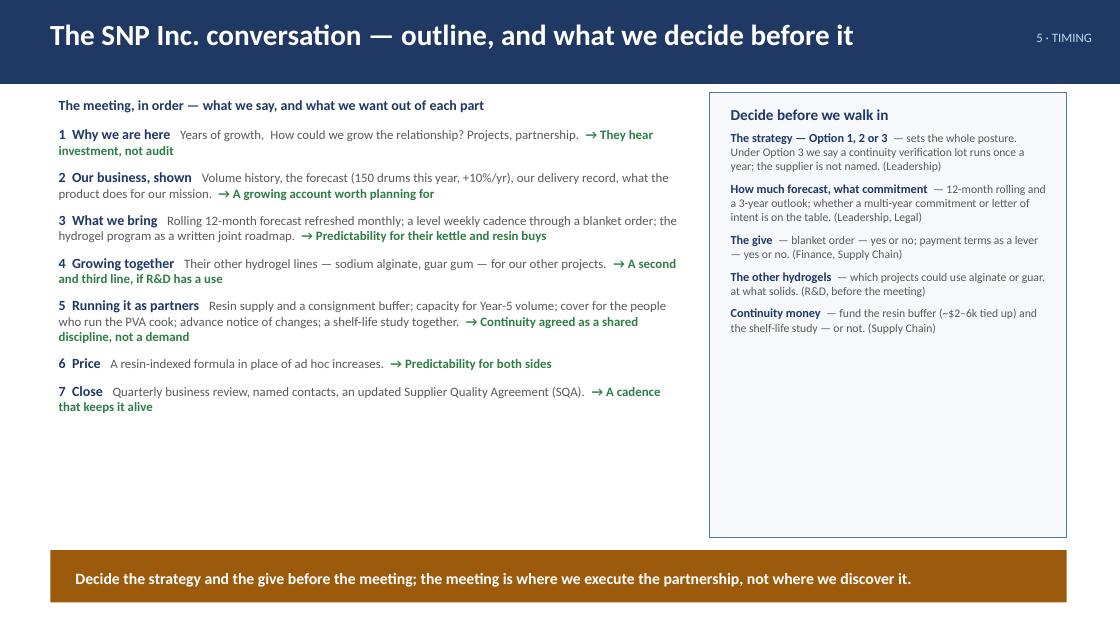
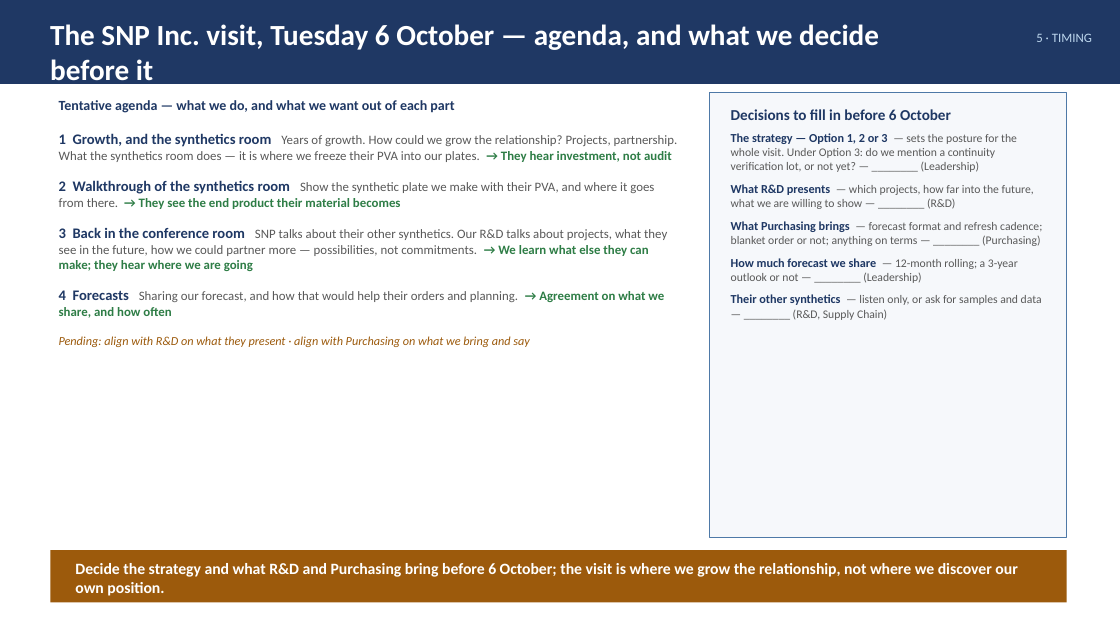
Before and after one commit to naviero1/Claude-Works, a slide deck: slide 9 of PVA second supplier initiative/PVA_Second_Supplier_Leadership_Deck_oscar-edit_2026-09-29.pptx. Drawn at 1120x630 pixels with LibreOffice and Linux fonts; fonts in the diff are those of the drawing. Boxes give left, top, right and bottom in pixels: in the first picture for what was removed or moved away, otherwise in the second. Text is boxed around its words. In the diff, an @@ line names an element or a change of style, - is before the commit and + after.

```diff
--- a/PVA second supplier initiative/PVA_Second_Supplier_Leadership_Deck_oscar-edit_2026-09-29.pptx
+++ b/PVA second supplier initiative/PVA_Second_Supplier_Leadership_Deck_oscar-edit_2026-09-29.pptx
@@ text at [50,24,879,87]: text changed @@
-The SNP Inc. conversation — outline, and what we decide before it
+The SNP Inc. visit, Tuesday 6 October — agenda, and what we decide before it
@@ text at [59,100,454,113]: text changed @@
-The meeting, in order — what we say, and what we want out of each part
+Tentative agenda — what we do, and what we want out of each part
@@ text at [731,109,1042,320]: text changed @@
-Decide before we walk in
-The strategy — Option 1, 2 or 3 — sets the whole posture. Under Option 3 we say a continuity verification lot runs once a year; the supplier is not named. (Leadership)
-How much forecast, what commitment — 12-month rolling and a 3-year outlook; whether a multi-year commitment or letter of intent is on the table. (Leadership, Legal)
-The give — blanket order — yes or no; payment terms as a lever — yes or no. (Finance, Supply Chain)
-The other hydrogels — which projects could use alginate or guar, at what solids. (R&D, before the meeting)
-Continuity money — fund the resin buffer (~$2–6k tied up) and the shelf-life study — or not. (Supply Chain)
+Decisions to fill in before 6 October
+The strategy — Option 1, 2 or 3 — sets the posture for the whole visit. Under Option 3: do we mention a continuity verification lot, or not yet? — ________ (Leadership)
+What R&D presents — which projects, how far into the future, what we are willing to show — ________ (R&D)
+What Purchasing brings — forecast format and refresh cadence; blanket order or not; anything on terms — ________ (Purchasing)
+How much forecast we share — 12-month rolling; a 3-year outlook or not — ________ (Leadership)
+Their other synthetics — listen only, or ask for samples and data — ________ (R&D, Supply Chain)
@@ text at [59,133,678,347]: text changed @@
-1 Why we are here Years of growth, How could we grow the relationship? Projects, partnership. → They hear investment, not audit
-2 Our business, shown Volume history, the forecast (150 drums this year, +10%/yr), our delivery record, what the product does for our mission. → A growing account worth planning for
-3 What we bring Rolling 12-month forecast refreshed monthly; a level weekly cadence through a blanket order; the hydrogel program as a written joint roadmap. → Predictability for their kettle and resin buys
-4 Growing together Their other hydrogel lines — sodium alginate, guar gum — for our other projects. → A second and third line, if R&D has a use
-5 Running it as partners Resin supply and a consignment buffer; capacity for Year-5 volume; cover for the people who run the PVA cook; advance notice of changes; a shelf-life study together. → Continuity agreed as a shared discipline, not a demand
-6 Price A resin-indexed formula in place of ad hoc increases. → Predictability for both sides
-7 Close Quarterly business review, named contacts, an updated Supplier Quality Agreement (SQA). → A cadence that keeps it alive
+1 Growth, and the synthetics room Years of growth. How could we grow the relationship? Projects, partnership. What the synthetics room does — it is where we freeze their PVA into our plates. → They hear investment, not audit
+2 Walkthrough of the synthetics room Show the synthetic plate we make with their PVA, and where it goes from there. → They see the end product their material becomes
+3 Back in the conference room SNP talks about their other synthetics. Our R&D talks about projects, what they see in the future, how we could partner more — possibilities, not commitments. → We learn what else they can make; they hear where we are going
+4 Forecasts Sharing our forecast, and how that would help their orders and planning. → Agreement on what we share, and how often
+Pending: align with R&D on what they present · align with Purchasing on what we bring and say
@@ text at [75,563,1017,596]: text changed @@
-Decide the strategy and the give before the meeting; the meeting is where we execute the partnership, not where we discover it.
+Decide the strategy and what R&D and Purchasing bring before 6 October; the visit is where we grow the relationship, not where we discover our own position.
```
Also in this commit, not shown: 6 other slides changed, 1 other file.
